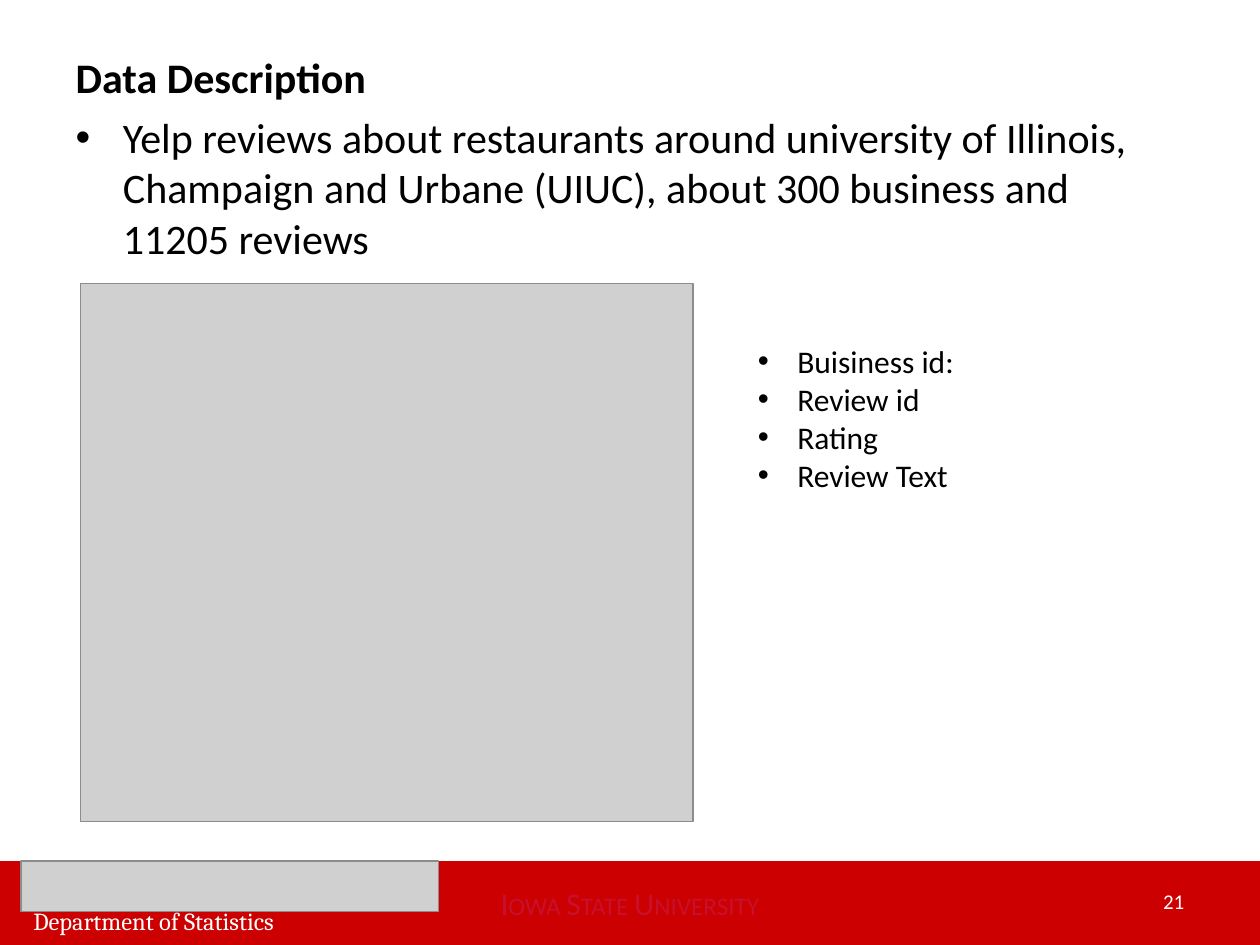
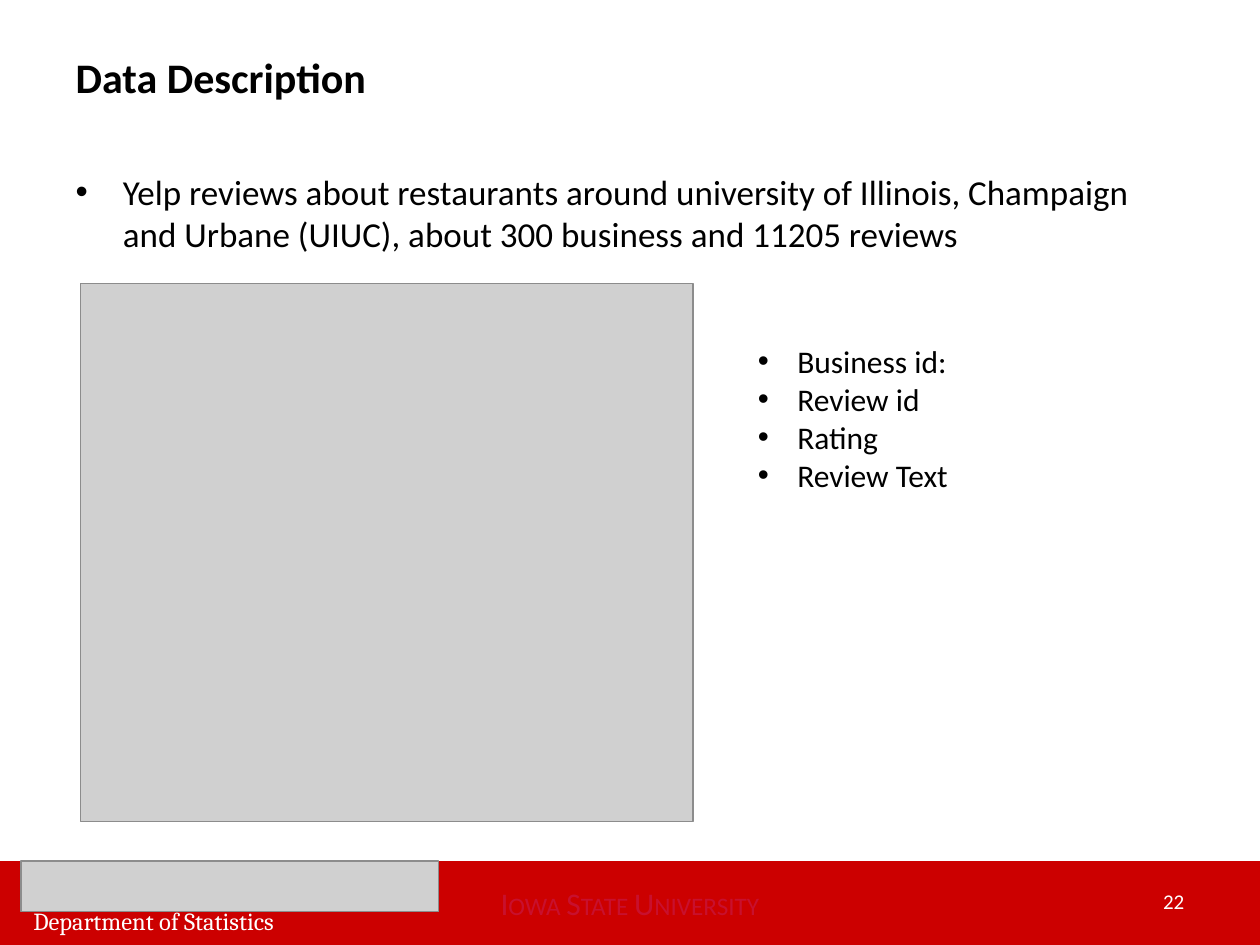
Before and after one commit to huwei95/Yelp_Text_Mining, a slide deck: slide 22 of Wei Hu Master of Statistics Final Oral Exam Apr 12.pptx (slide 21 before the commit). Drawn at 1260x945 pixels with LibreOffice and Linux fonts; fonts in the diff are those of the drawing; grey boxes stand for pictures. Boxes give left, top, right and bottom in pixels: in the first picture for what was removed or moved away, otherwise in the second. Text is boxed around its words. In the diff, an @@ line names an element or a change of style, - is before the commit and + after.

```diff
--- a/Wei Hu Master of Statistics Final Oral Exam Apr 12.pptx
+++ b/Wei Hu Master of Statistics Final Oral Exam Apr 12.pptx
@@ text "Yelp reviews about restaurants around ...": place and size @@
-text "Yelp reviews about restaurants around ..." at (123, 123, 1126, 255)
+text "Yelp reviews about restaurants around ..." at (123, 180, 1128, 252)
@@ text "Yelp reviews about restaurants around ..." at (123, 180, 1128, 252): size 24 to 20 pt @@
@@ text at (797, 351, 946, 374): text changed @@
-• Buisiness id:
+• Business id:
@@ page number at (1163, 895, 1184, 909): text changed @@
-21
+22
```
Also in this commit, not shown: 16 other slides changed, 3 slides added, 1 slide removed.
